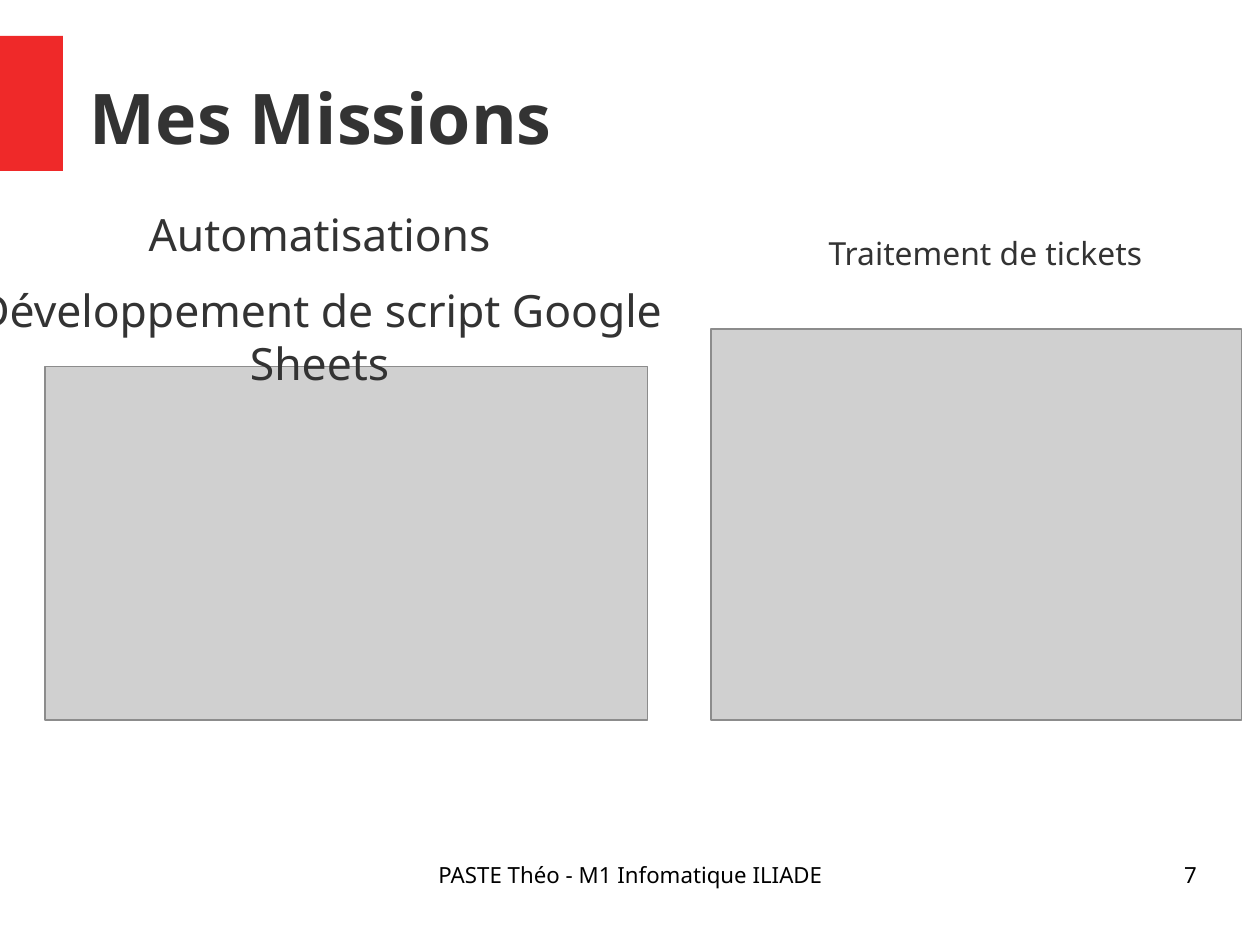
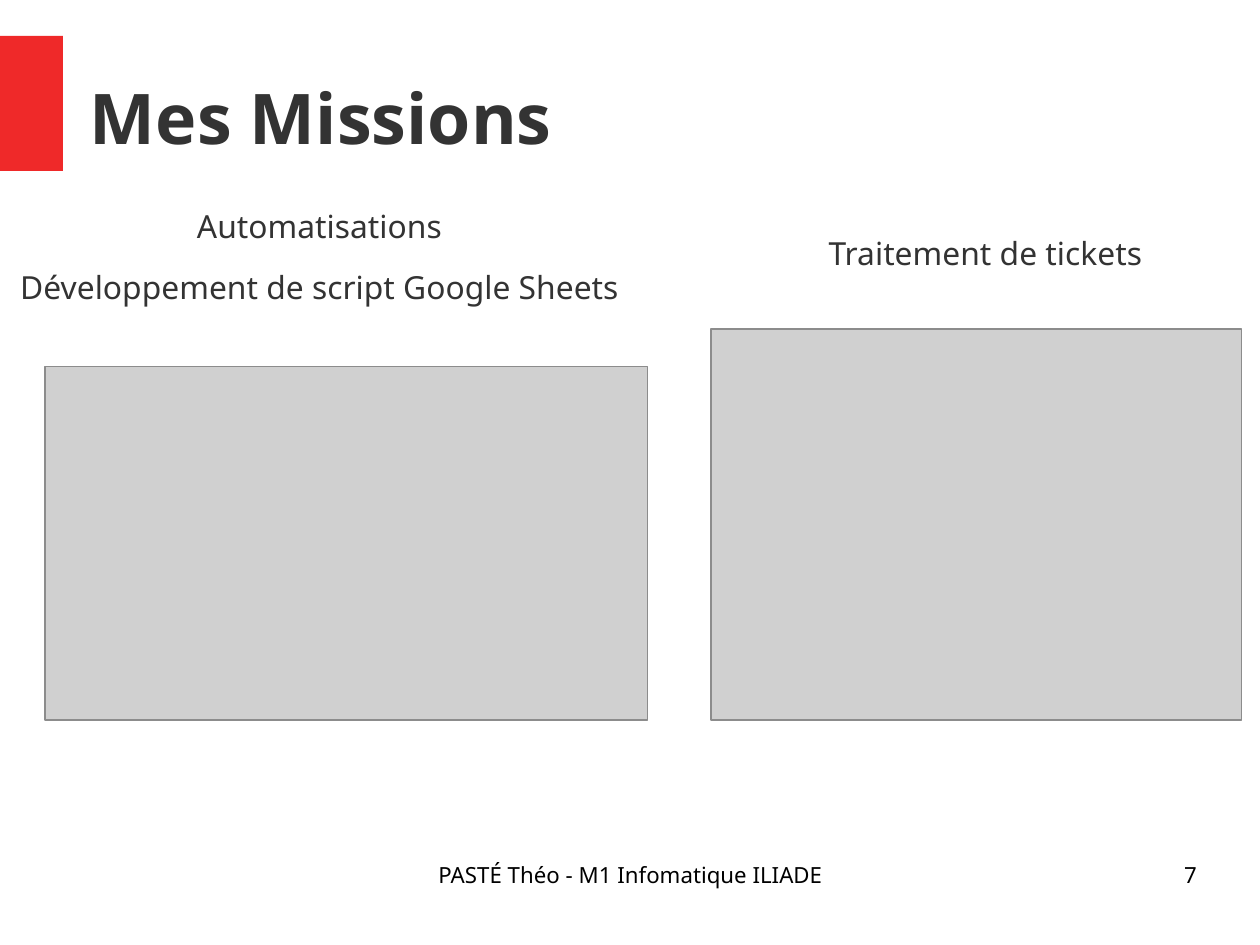
Before and after one commit to Narrateur/Rapport_de_Stage_M1, a slide deck: slide 7 of .gitbook/assets/Presentation_PASTE_Theo.odp. Drawn at 1260x945 pixels with LibreOffice and Linux fonts; fonts in the diff are those of the drawing; grey boxes stand for pictures. Boxes give left, top, right and bottom in pixels: in the first picture for what was removed or moved away, otherwise in the second. Text is boxed around its words. In the diff, an @@ line names an element or a change of style, - is before the commit and + after.

```diff
--- a/.gitbook/assets/Presentation_PASTE_Theo.odp
+++ b/.gitbook/assets/Presentation_PASTE_Theo.odp
@@ text "Automatisations" at (20, 214, 619, 307): size 28 to 20 pt @@
@@ text at (438, 862, 823, 888): text changed @@
-PASTE Théo - M1 Infomatique ILIADE
+PASTÉ Théo - M1 Infomatique ILIADE
```
Also in this commit, not shown: 16 other slides changed, 3 other files.
